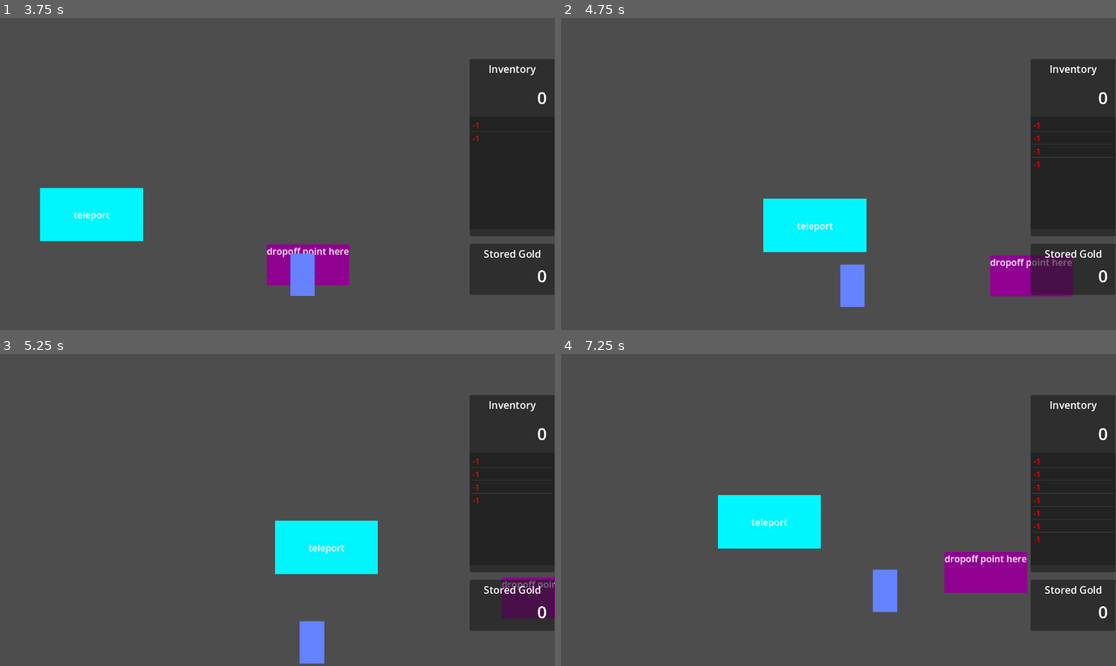
Above: before the commit, frames 1-4 (two rows, left to right).
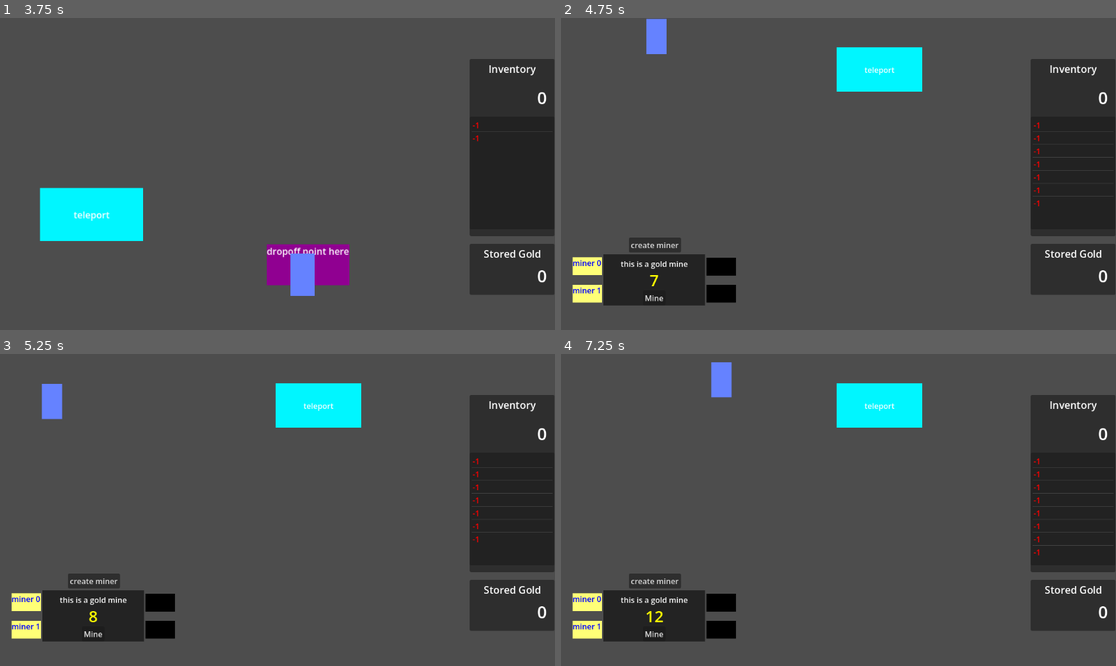
Above: after the commit, the same moments.

Repository: matrndev/gold-game
Game: Godot game, scene res://scenes/empty_scene.tscn
The game is run twice, just before and just after one commit, with the same random seed, the same clock (stepped at 60 frames per second) and the same inputs. Before the commit the project starts from res://scenes/game.tscn.
Inputs:
- Up to frame 1 (3.75 s): click "Mine" at 0.5 s; click "create miner" at 1.25 s; tap Enter at 2 s; hold W (move_up) 2.03-3.53 s; hold A (move_left) from 3.53 s (still down)
- Up to frame 2 (4.75 s): keep holding A (move_left)
- Up to frame 3 (5.25 s): release A (move_left) at 5.03 s; hold S (move_down) from 5.03 s (still down)
- Up to frame 4 (7.25 s): release S (move_down) at 5.78 s; hold D (move_right) 5.78-6.53 s; hold W (move_up) from 6.53 s (still down)

Frame 1 is identical in both runs. In frame 2, 13% of the frame differs, in the area x 2-100%, y 0-93%; in frame 3, 12%; in frame 4, 13%, in the area x 2-100%, y 2-93%.

Commit message:
add a scene manager

Diff:
--- a/project.godot
+++ b/project.godot
@@ -11,13 +11,14 @@
 [application]
 
 config/name="gold-game"
-run/main_scene="uid://qlsjm4h0yu0t"
+run/main_scene="uid://ck28j5c3aiwja"
 config/features=PackedStringArray("4.6", "GL Compatibility")
 config/icon="res://icon.svg"
 
 [autoload]
 
 StoredStats="*uid://dx5ftehpti7vu"
+SceneManager="*uid://dwva15ajxu12y"
 
 [editor_plugins]
 
--- /dev/null
+++ b/scenes/empty_scene.tscn
@@ -0,0 +1,6 @@
+[gd_scene format=3 uid="uid://ck28j5c3aiwja"]
+
+[ext_resource type="Script" uid="uid://b1esj2jn85eg5" path="res://scripts/empty_scene.gd" id="1_ftuii"]
+
+[node name="EmptyScene" type="Node2D" unique_id=2050765851]
+script = ExtResource("1_ftuii")
--- a/scenes/game.tscn
+++ b/scenes/game.tscn
@@ -49,8 +49,5 @@
 grow_horizontal = 1
 grow_vertical = 1
 
-[node name="Camera2D" type="Camera2D" parent="." unique_id=122304437]
-anchor_mode = 0
-
 [node name="Teleport" parent="." unique_id=1789713122 instance=ExtResource("4_lbhrr")]
 position = Vector2(572, 61)
--- /dev/null
+++ b/scripts/empty_scene.gd
@@ -0,0 +1,5 @@
+extends Node2D
+
+
+func _ready() -> void:
+	pass
--- /dev/null
+++ b/scripts/scene_manager.gd
@@ -0,0 +1,36 @@
+extends Node
+
+
+var mining_facility_scene: Node2D
+var active_scene: Node
+
+func _ready() -> void:
+	mining_facility_scene = load("res://scenes/game.tscn").instantiate()
+	get_tree().root.call_deferred("add_child", mining_facility_scene)
+
+func go_to(path: String) -> void:
+	#if path == "res://scenes/game.tscn":
+		#if active_scene:
+			#active_scene.queue_free()
+			#active_scene = null
+		#mining_facility_scene.visible = true
+	#else:
+		#mining_facility_scene.visible = false
+		#if active_scene:
+			#active_scene.queue_free()
+			#active_scene = null
+		#active_scene = load(path).instantiate()
+		#get_tree().root.call_deferred("add_child", active_scene)
+
+	if path == "res://scenes/game.tscn":
+		if active_scene:
+			active_scene.queue_free()
+			active_scene = null
+		mining_facility_scene.visible = true
+	else:
+		mining_facility_scene.visible = false
+		if active_scene:
+			active_scene.queue_free()
+			active_scene = null
+		active_scene = load(path).instantiate()
+		get_tree().root.call_deferred("add_child", active_scene)
--- a/scripts/teleport.gd
+++ b/scripts/teleport.gd
@@ -8,6 +8,6 @@
 	if body.name == "Player":
 		match go_to:
 			Locations.DROPOFF_MAZE:
-				get_tree().call_deferred("change_scene_to_file", "res://scenes/dropoff_maze.tscn")
+				SceneManager.go_to("res://scenes/dropoff_maze.tscn")
 			Locations.MINING_FACILITY:
-				get_tree().call_deferred("change_scene_to_file", "res://scenes/game.tscn")
+				SceneManager.go_to("res://scenes/game.tscn")
Not shown, added: scripts/empty_scene.gd.uid
Not shown, added: scripts/scene_manager.gd.uid
